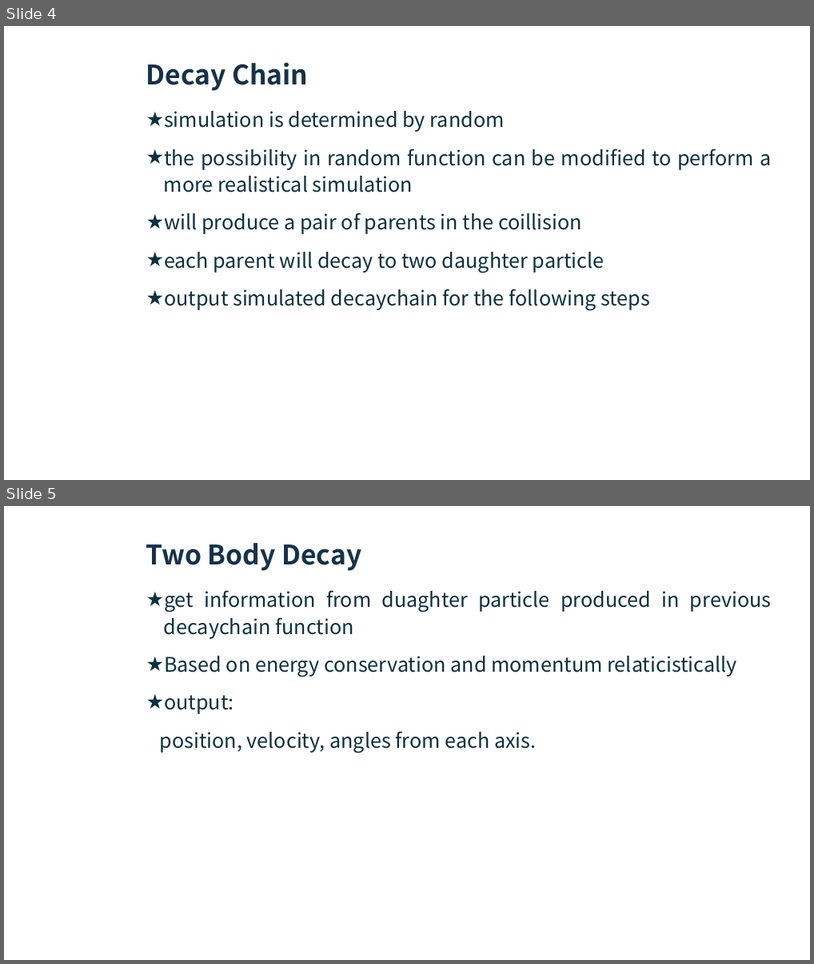
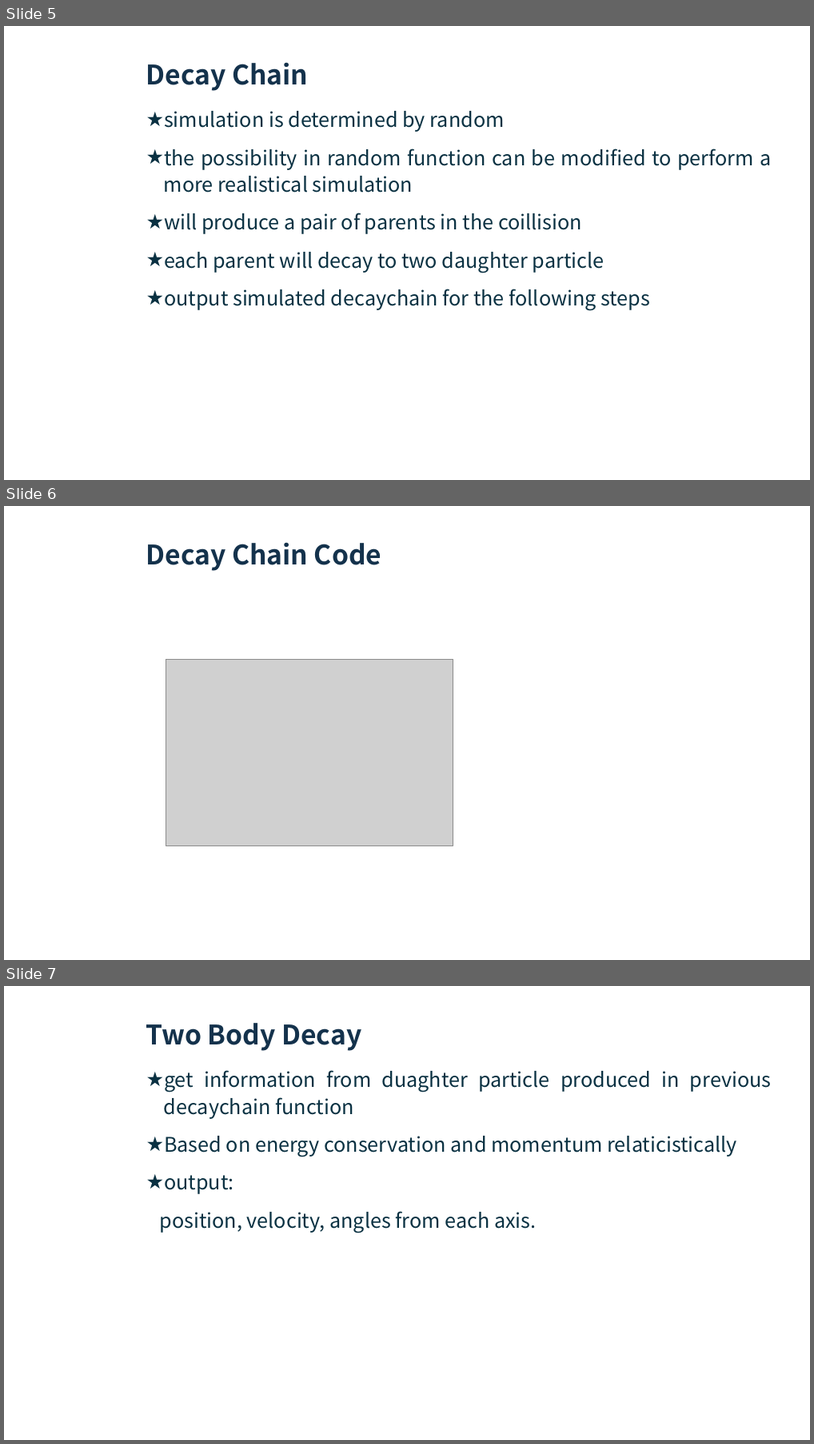
Before and after one commit to pitt1321-2161/Particle_Accelerator_Simulation, a slide deck: Particle Accelerator Simulation.pptx. Shown one above the other, each under a label of ours: slides 4 and 5 before the commit, slides 5, 6 and 7 after it. The pictures are 814x964 and 814x1444 pixels, drawn with LibreOffice and Linux fonts; fonts in the diff are those of the drawing; grey boxes stand for pictures; background and template pictures are left out. Boxes give left, top, right and bottom in pixels: in the first picture for what was removed or moved away, otherwise in the second. Text is boxed around its words. In the diff, an @@ line names an element or a change of style, - is before the commit and + after.

```diff
--- a/Particle Accelerator Simulation.pptx
+++ b/Particle Accelerator Simulation.pptx
@@ slide 6 added at (x1=4, y1=506, x2=810, y2=960), background picture (left out); not listed: 2 template elements that a slide beside it also shows @@
@@ title added at (x1=146, y1=542, x2=382, y2=571), 32 pt, text #14324C, bold @@
+Decay Chain Code
@@ picture added at (x1=166, y1=659, x2=454, y2=845) @@
@@ what was slide 4 is now slide 5 @@
@@ what was slide 5 is now slide 7 @@
```
Also in this commit, not shown: 2 slides changed, 1 other slide added, 3 other files.
